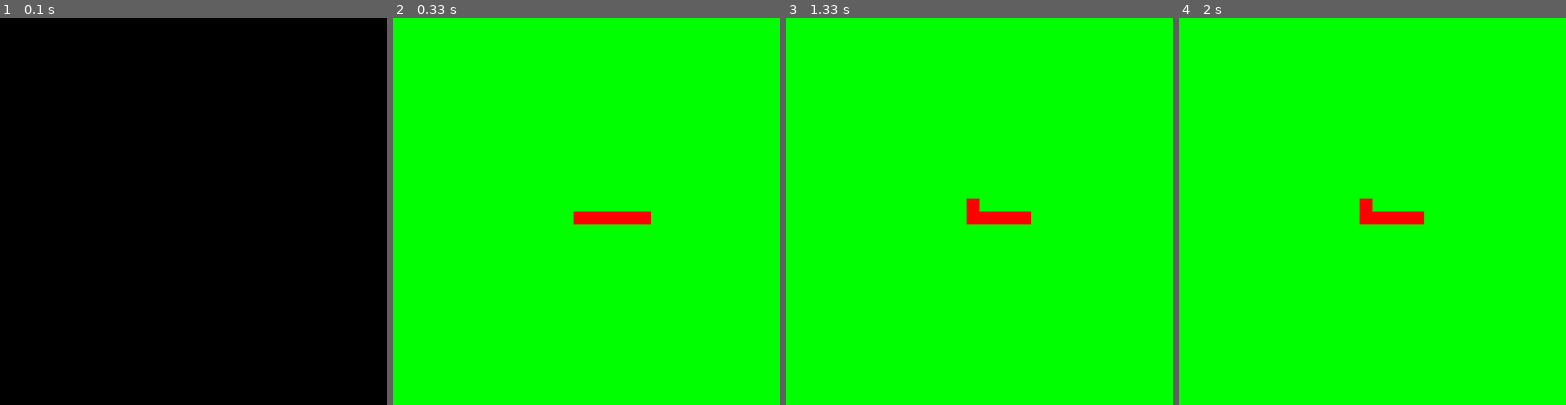
Above: before the commit, frames 1-4 (left to right).
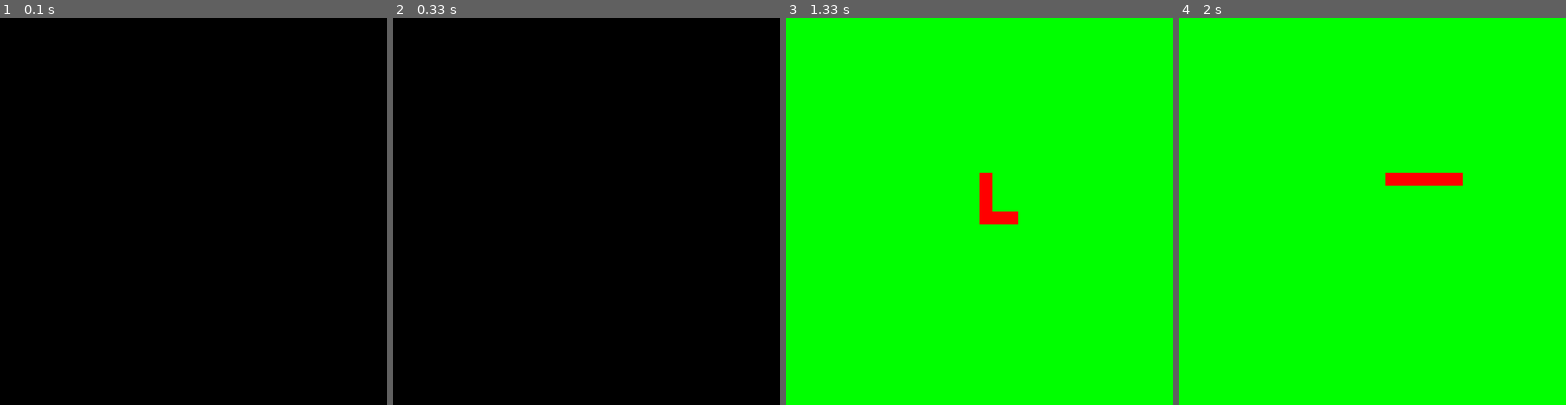
Above: after the commit, the same moments.

Repository: Paulo-Filipe/snakepygame
Game: pygame game, started from snake.py
Two runs of this game, one before a commit and one after it. Both use one fixed random seed, a clock stepped at 60 frames per second and the inputs below.
Inputs:
- Up to frame 1 (0.1 s): no input
- Up to frame 2 (0.33 s): no input
- Up to frame 3 (1.33 s): hold Up 0.83-1.3 s
- Up to frame 4 (2 s): hold Right 1.33-1.8 s

Frame 1 is identical in both runs. In frame 2, 100% of the frame differs, in the area x 0-100%, y 0-100%; in frame 3, 0.7%; in frame 4, 1.3%.

Commit message:
reorganazing files and imports

Diff:
--- a/game/display.py
+++ b/game/display.py
@@ -1,14 +1,14 @@
-import pygame
-import sys
-from assets import *
+import pygame, sys
+from game import assets
 
 
 # Setup a pixel display with caption
 display_size = 600
 DISPLAY = pygame.display.set_mode((display_size, display_size))
-DISPLAY.fill(colors['GREEN'])
+DISPLAY.fill(assets.colors['GREEN'])
 pygame.display.set_caption("Snake")
 
 # Assign FPS a value
 FPS = 1
-FramePerSec = pygame.time.Clock()
+Clock = pygame.time.Clock()
+FramePerSec= Clock.tick(FPS)
--- a/game/snake_services.py
+++ b/game/snake_services.py
@@ -1,6 +1,4 @@
-import pygame
-import sys
-from controls import *
+import pygame, sys
 
 def draw_snake_tile(display, color, x, y, tile_size):
     return pygame.draw.rect(display, color, (x, y, tile_size, tile_size))
--- a/game/snake.py
+++ b/snake.py
@@ -1,9 +1,7 @@
 import pygame
 import sys
-from snake_services import *
-from assets import *
-from display import *
-from controls import *
+from game import assets, controls, display, snake_services
+
 
 
 # Initialize program
@@ -12,21 +10,21 @@
 # describing snake
 tile_size = 20
 snake_size = 6
-direction = controllers['LEFT']
-position_x = display_size / 2
-position_y = display_size / 2
+direction = controls.controllers['LEFT']
+position_x = display.display_size / 2
+position_y = display.display_size / 2
 
-snake = create_snake(tile_size, snake_size, direction, position_x, position_y)
+snake = snake_services.create_snake(tile_size, snake_size, direction, position_x, position_y)
 
 # describing directions
 snake_directions = {
-    controllers['LEFT']:  (-tile_size, 0),
-    controllers['RIGHT']: (tile_size, 0),
-    controllers['UP']:    (0, -tile_size),
-    controllers['DOWN']:  (0, tile_size)
+    controls.controllers['LEFT']:  (-tile_size, 0),
+    controls.controllers['RIGHT']: (tile_size, 0),
+    controls.controllers['UP']:    (0, -tile_size),
+    controls.controllers['DOWN']:  (0, tile_size)
 }
 # defines the limits where the snake will be drawn.
-legal_display_range = display_size
+legal_display_range = display.display_size
 
 # Beginning Game Loop
 while True:
@@ -35,12 +33,12 @@
         if event.type == pygame.QUIT:
             pygame.quit()
             sys.exit()
-        elif event.type == pygame.KEYDOWN and event.key in controllers.values() and forbidden_turns[direction] != event.key:
+        elif event.type == pygame.KEYDOWN and event.key in controls.controllers.values() and controls.forbidden_turns[direction] != event.key:
             direction = event.key
             (x, y, old_direction) = snake[0]
             snake[0] = (x, y, direction)  # change the direction of the head.
 
-    DISPLAY.fill(colors['GREEN'])
+    display.DISPLAY.fill(assets.colors['GREEN'])
 
     # Check for colisions
 
@@ -53,8 +51,7 @@
         new_pos_y = (y + move_y) % legal_display_range
 
         # draw on new position.
-        draw_snake_tile(DISPLAY, colors['RED'],
-                        new_pos_x, new_pos_y, tile_size)
+        snake_services.draw_snake_tile(display.DISPLAY, assets.colors['RED'], new_pos_x, new_pos_y, tile_size)
 
         if i == 0:  # change all directions, except for the head. update all positions.
             snake[i] = (new_pos_x, new_pos_y, direction)
@@ -64,4 +61,4 @@
 
     pygame.display.update()
 
-    FramePerSec.tick(FPS)
+    display.FramePerSec
